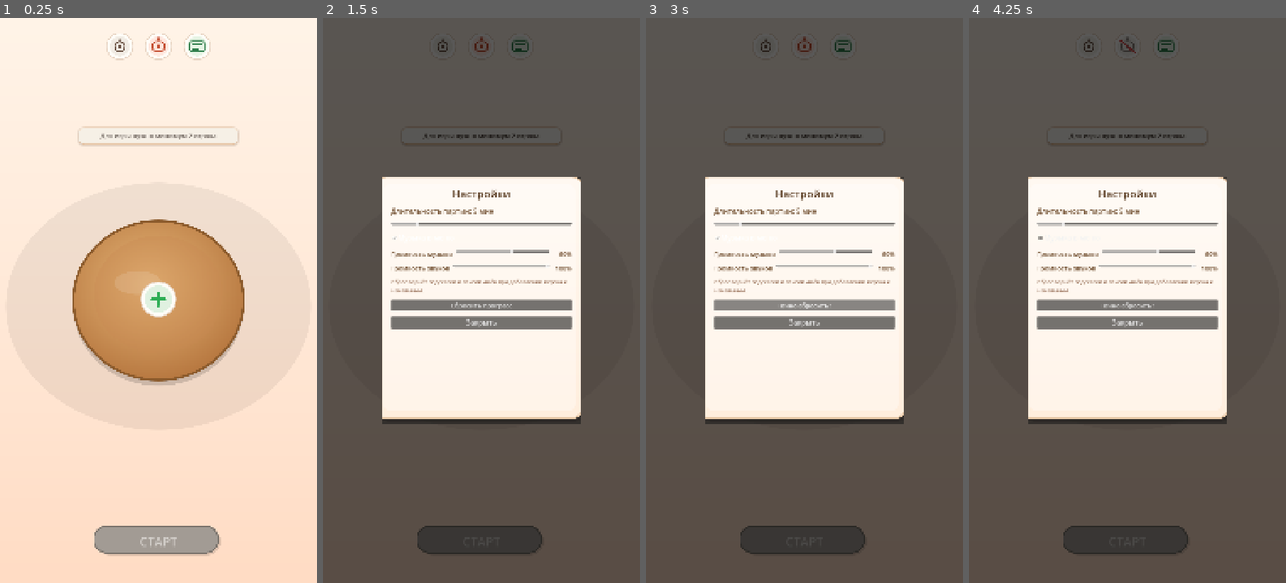
Above: before the commit, frames 1-4 (left to right).
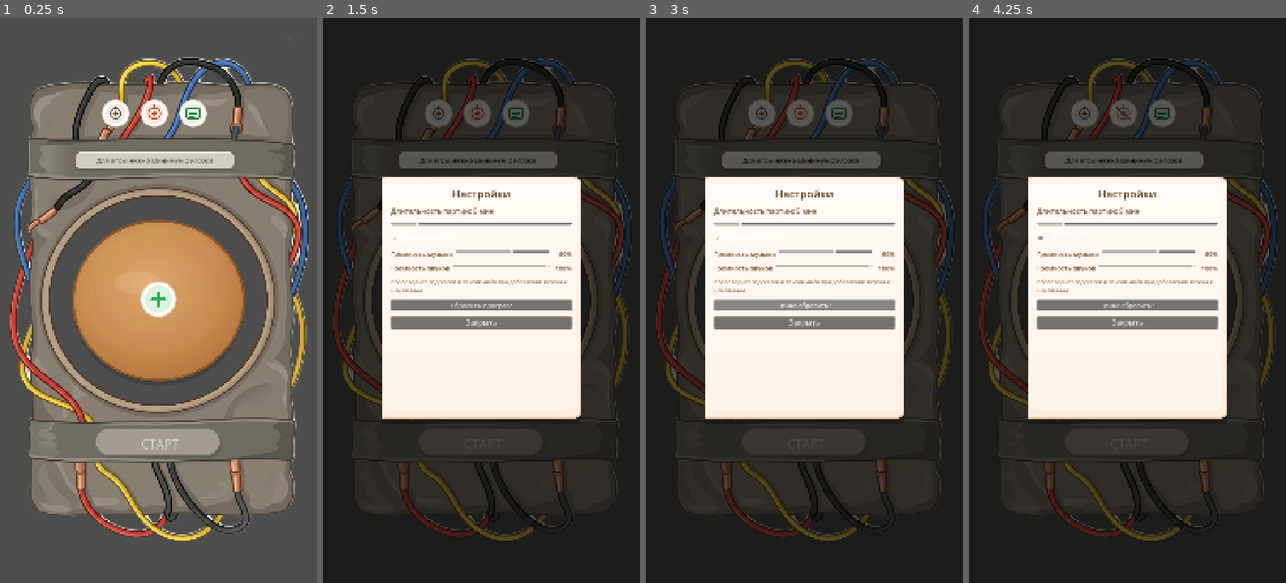
Above: after the commit, the same moments.

Repository: GGamezebo/GodBomb
Game: Godot game, scene res://main.tscn
Two runs of this game, one before a commit and one after it. Both use one fixed random seed, a clock stepped at 60 frames per second and the inputs below.
Inputs (mouse positions are in pixels of both pictures, inside the frame that each line leads up to; where the layout moved, square brackets give the same spot in the first picture):
- Up to frame 1 (0.25 s): no input
- Up to frame 2 (1.5 s): click (437, 114) [443, 46] at 0.5 s; click (478, 114) [481, 46] at 1.25 s
- Up to frame 3 (3 s): click (839, 114) [842, 46] at 2 s; click (804, 300) at 2.75 s
- Up to frame 4 (4.25 s): click "Музыка в меню" at 3.5 s

The runs differ from the first frame. In frame 1, 87% of the frame differs, in the area x 0-100%, y 0-100%; in frame 2, 69%; in frame 3, 69%; in frame 4, 69%.

Commit message:
add new Background.png

Diff:
--- a/src/contexts/menu_context/menu_context.tscn
+++ b/src/contexts/menu_context/menu_context.tscn
@@ -6,8 +6,8 @@
 [ext_resource type="Resource" path="res://src/contexts/main_context/account/pdata_account.tres" id="4"]
 [ext_resource type="Resource" path="res://src/common/menu_events.tres" id="5"]
 [ext_resource type="PackedScene" uid="uid://duug5w0r0cqrv" path="res://src/features/player_selection/player_selection_widget.tscn" id="6"]
-[ext_resource type="Texture2D" uid="uid://cd8mos367bdx5" path="res://assets/party_kitchen/background_menu.svg" id="7"]
 [ext_resource type="Texture2D" uid="uid://b27y0jjb7mmmy" path="res://assets/party_kitchen/buttons/start_active.svg" id="8"]
+[ext_resource type="Texture2D" uid="uid://de4n5e1fxki8i" path="res://assets/textures/Background/Background.png" id="8_ksiyf"]
 [ext_resource type="Texture2D" uid="uid://cjgo8et40dwnd" path="res://assets/party_kitchen/buttons/start_inactive.svg" id="9"]
 [ext_resource type="PackedScene" path="res://src/features/menu/settings_window.tscn" id="10"]
 [ext_resource type="PackedScene" path="res://src/features/menu/rules_window.tscn" id="11"]
@@ -15,8 +15,9 @@
 [ext_resource type="Texture2D" uid="uid://b72rn4jb7t7eq" path="res://assets/party_kitchen/buttons/icon_music_on.svg" id="13"]
 [ext_resource type="Texture2D" uid="uid://cbb8gsai6lwuy" path="res://assets/party_kitchen/buttons/icon_music_off.svg" id="14"]
 [ext_resource type="Texture2D" uid="uid://ci0nbi42m75wm" path="res://assets/party_kitchen/buttons/icon_rules.svg" id="15"]
+[ext_resource type="Script" path="res://src/features/menu/menu_bomb_layout.gd" id="16"]
 
-[node name="MenuContext" type="Control" unique_id=1137190925 node_paths=PackedStringArray("start_button", "player_selection_widget", "settings_button", "music_button", "rules_button", "settings_window", "rules_window")]
+[node name="MenuContext" type="Control" node_paths=PackedStringArray("start_button", "player_selection_widget", "settings_button", "music_button", "rules_button", "settings_window", "rules_window")]
 layout_mode = 3
 anchors_preset = 15
 anchor_right = 1.0
@@ -28,86 +29,103 @@
 game_config = ExtResource("3")
 account = ExtResource("4")
 menu_events = ExtResource("5")
-start_button = NodePath("StartButton")
-player_selection_widget = NodePath("PlayerSelectionWidget")
-settings_button = NodePath("TopBarLayer/TopBar/SettingsButton")
-music_button = NodePath("TopBarLayer/TopBar/MusicButton")
-rules_button = NodePath("TopBarLayer/TopBar/RulesButton")
+start_button = NodePath("BackgroundBomb/ScaledContent/StartButton")
+player_selection_widget = NodePath("BackgroundBomb/ScaledContent/PlayerSelectionWidget")
+settings_button = NodePath("BackgroundBomb/ScaledContent/TopBar/SettingsButton")
+music_button = NodePath("BackgroundBomb/ScaledContent/TopBar/MusicButton")
+rules_button = NodePath("BackgroundBomb/ScaledContent/TopBar/RulesButton")
 settings_window = NodePath("ModalLayer/SettingsWindow")
 rules_window = NodePath("ModalLayer/RulesWindow")
 music_on_texture = ExtResource("13")
 music_off_texture = ExtResource("14")
 
-[node name="Background" type="TextureRect" parent="." unique_id=893368180]
+[node name="Background" type="TextureRect" parent="."]
 layout_mode = 1
 anchors_preset = 15
 anchor_right = 1.0
 anchor_bottom = 1.0
 grow_horizontal = 2
 grow_vertical = 2
-texture = ExtResource("7")
+mouse_filter = 2
+
+[node name="BackgroundBomb" type="TextureRect" parent="." node_paths=PackedStringArray("scaled_content")]
+layout_mode = 1
+anchors_preset = 15
+anchor_right = 1.0
+anchor_bottom = 1.0
+grow_horizontal = 2
+grow_vertical = 2
+mouse_filter = 2
+texture = ExtResource("8_ksiyf")
 expand_mode = 1
 stretch_mode = 6
+script = ExtResource("16")
+scaled_content = NodePath("ScaledContent")
+hint_marker = NodePath("ScaledContent/Marker2D")
 
-[node name="PlayerSelectionWidget" parent="." unique_id=972041160 instance=ExtResource("6")]
-layout_mode = 1
-start_button = NodePath("../StartButton")
+[node name="ScaledContent" type="Control" parent="BackgroundBomb"]
+layout_mode = 0
+offset_right = 1080.0
+offset_bottom = 1920.0
+mouse_filter = 2
 
-[node name="TopBarLayer" type="CanvasLayer" parent="." unique_id=399366936]
-layer = 15
+[node name="Marker2D" type="Marker2D" parent="BackgroundBomb/ScaledContent"]
+position = Vector2(528, 483)
 
-[node name="TopBar" type="HBoxContainer" parent="TopBarLayer" unique_id=2002716399]
-anchors_preset = 10
-anchor_right = 1.0
-offset_left = 40.0
-offset_top = 40.0
-offset_right = -40.0
-offset_bottom = 160.0
-grow_horizontal = 2
+[node name="TopBar" type="HBoxContainer" parent="BackgroundBomb/ScaledContent"]
+layout_mode = 0
+offset_left = 26.0
+offset_top = 268.0
+offset_right = 1026.0
+offset_bottom = 388.0
 theme_override_constants/separation = 20
 alignment = 1
 
-[node name="SettingsButton" type="TextureButton" parent="TopBarLayer/TopBar" unique_id=665305160]
+[node name="SettingsButton" type="TextureButton" parent="BackgroundBomb/ScaledContent/TopBar"]
 custom_minimum_size = Vector2(112, 112)
 layout_mode = 2
 texture_normal = ExtResource("12")
 ignore_texture_size = true
 stretch_mode = 5
 
-[node name="MusicButton" type="TextureButton" parent="TopBarLayer/TopBar" unique_id=2045987059]
+[node name="MusicButton" type="TextureButton" parent="BackgroundBomb/ScaledContent/TopBar"]
 custom_minimum_size = Vector2(112, 112)
 layout_mode = 2
 texture_normal = ExtResource("13")
 ignore_texture_size = true
 stretch_mode = 5
 
-[node name="RulesButton" type="TextureButton" parent="TopBarLayer/TopBar" unique_id=51105700]
+[node name="RulesButton" type="TextureButton" parent="BackgroundBomb/ScaledContent/TopBar"]
 custom_minimum_size = Vector2(112, 112)
 layout_mode = 2
 texture_normal = ExtResource("15")
 ignore_texture_size = true
 stretch_mode = 5
 
-[node name="StartButton" type="TextureButton" parent="." unique_id=157967625]
+[node name="PlayerSelectionWidget" parent="BackgroundBomb/ScaledContent" instance=ExtResource("6")]
 layout_mode = 1
-anchors_preset = 7
-anchor_left = 0.5
-anchor_top = 1.0
-anchor_right = 0.5
+anchors_preset = 15
+anchor_right = 1.0
 anchor_bottom = 1.0
-offset_left = -220.0
-offset_top = -200.0
-offset_right = 220.0
-offset_bottom = -80.0
 grow_horizontal = 2
-grow_vertical = 0
+grow_vertical = 2
+mouse_filter = 2
+start_button = NodePath("../StartButton")
+
+[node name="StartButton" type="TextureButton" parent="BackgroundBomb/ScaledContent"]
+z_index = 4
+layout_mode = 0
+offset_left = 325.0
+offset_top = 1388.0
+offset_right = 765.0
+offset_bottom = 1508.0
 disabled = true
 texture_normal = ExtResource("8")
 texture_disabled = ExtResource("9")
 ignore_texture_size = true
 stretch_mode = 5
 
-[node name="StartLabel" type="Label" parent="StartButton" unique_id=1309503180]
+[node name="StartLabel" type="Label" parent="BackgroundBomb/ScaledContent/StartButton"]
 layout_mode = 1
 anchors_preset = 15
 anchor_right = 1.0
@@ -120,9 +138,12 @@
 horizontal_alignment = 1
 vertical_alignment = 1
 
-[node name="ModalLayer" type="CanvasLayer" parent="." unique_id=1308098573]
+[node name="ModalLayer" type="CanvasLayer" parent="."]
 layer = 30
+visible = false
 
-[node name="SettingsWindow" parent="ModalLayer" unique_id=1666640120 instance=ExtResource("10")]
+[node name="SettingsWindow" parent="ModalLayer" instance=ExtResource("10")]
+visible = false
 
-[node name="RulesWindow" parent="ModalLayer" unique_id=2008206316 instance=ExtResource("11")]
+[node name="RulesWindow" parent="ModalLayer" instance=ExtResource("11")]
+visible = false
--- /dev/null
+++ b/src/features/menu/menu_bomb_layout.gd
@@ -0,0 +1,48 @@
+class_name MenuBombLayout
+extends TextureRect
+
+const DESIGN_SIZE := Vector2(1080.0, 1920.0)
+
+signal layout_applied
+
+@export var scaled_content: Control
+@export var hint_marker: NodePath
+
+var _hint_marker_node: Node2D
+
+
+func _ready() -> void:
+	if scaled_content == null:
+		scaled_content = get_node_or_null("ScaledContent") as Control
+	if not hint_marker.is_empty():
+		_hint_marker_node = get_node_or_null(hint_marker) as Node2D
+	elif has_node("ScaledContent/Marker2D"):
+		_hint_marker_node = get_node("ScaledContent/Marker2D") as Node2D
+	resized.connect(_apply_layout)
+	call_deferred("_apply_layout")
+
+
+func get_hint_marker_design_position() -> Vector2:
+	if _hint_marker_node:
+		return _hint_marker_node.position
+	if scaled_content and scaled_content.has_node("Marker2D"):
+		return (scaled_content.get_node("Marker2D") as Node2D).position
+	return Vector2(DESIGN_SIZE.x * 0.5, 483.0)
+
+
+func get_cover_scale() -> float:
+	if size.x <= 0.0 or size.y <= 0.0:
+		return 1.0
+	return maxf(size.x / DESIGN_SIZE.x, size.y / DESIGN_SIZE.y)
+
+
+func _apply_layout() -> void:
+	if not scaled_content:
+		return
+	var scale_factor := get_cover_scale()
+	var scaled_size := DESIGN_SIZE * scale_factor
+	var offset := (size - scaled_size) * 0.5
+	scaled_content.scale = Vector2.ONE * scale_factor
+	scaled_content.position = offset
+	scaled_content.size = DESIGN_SIZE
+	layout_applied.emit()
--- a/src/features/player_selection/player_selection_widget.gd
+++ b/src/features/player_selection/player_selection_widget.gd
@@ -31,9 +31,6 @@
 const HINT_HOLD_EDIT := "Удержи 2 сек — изменить имя и цвет"
 const HOLD_EDIT_HINT_DURATION := 5.0
 const SWAP_IDLE_HINT_DURATION := 5.0
-const HINT_BANNER_PAD_BELOW_TOP_BAR := 10.0
-const HINT_BANNER_PAD_ABOVE_TABLE := 10.0
-const TOP_BAR_BOTTOM_FALLBACK := 160.0
 const BADGE_GAP_AFTER_ARROWS := 16.0
 const BADGE_MIN_FROM_SEAT := 72.0
 const DRAG_ORDER_ALPHA := 0.75
@@ -76,6 +73,41 @@
 	_sync_edit_window_refs()
 	reload_from_account()
 	_apply_add_button_texture()
+	_connect_bomb_layout()
+
+
+func _connect_bomb_layout() -> void:
+	var layout := _find_menu_bomb_layout()
+	if not layout:
+		return
+	if not layout.layout_applied.is_connected(_on_bomb_layout_applied):
+		layout.layout_applied.connect(_on_bomb_layout_applied)
+	_on_bomb_layout_applied()
+
+
+func _on_bomb_layout_applied() -> void:
+	_schedule_position_update()
+	_update_hint_banner_layout()
+	_apply_remove_ring_radius()
+	_layout_remove_button_ring()
+
+
+func _find_menu_bomb_layout() -> MenuBombLayout:
+	var node: Node = self
+	while node:
+		if node is MenuBombLayout:
+			return node as MenuBombLayout
+		node = node.get_parent()
+	return null
+
+
+func _get_hint_anchor_design_position() -> Vector2:
+	var layout := _find_menu_bomb_layout()
+	if layout:
+		return layout.get_hint_marker_design_position()
+	if table_area:
+		return Vector2(table_area.position.x + table_area.size.x * 0.5, table_area.position.y - 48.0)
+	return Vector2(size.x * 0.5, 160.0)
 
 
 func _apply_add_button_texture() -> void:
@@ -395,35 +427,15 @@
 
 
 func _update_hint_banner_layout() -> void:
-	if not _table_hint_banner or not table_area:
-		return
-	var banner_width := maxf(TableHintBanner.MIN_WIDTH, table_area.size.x - 96.0)
+	if not _table_hint_banner:
+		return
+	var anchor := _get_hint_anchor_design_position()
+	var banner_width := maxf(TableHintBanner.MIN_WIDTH, minf(table_area.size.x - 96.0, 920.0) if table_area else 920.0)
 	_table_hint_banner.custom_minimum_size = Vector2(banner_width, 0)
 	_table_hint_banner.reset_size()
 	var banner_size := _table_hint_banner.get_combined_minimum_size()
 	_table_hint_banner.size = banner_size
-	_table_hint_banner.position = Vector2(
-		table_area.position.x + (table_area.size.x - banner_size.x) * 0.5,
-		_get_hint_banner_y(banner_size)
-	)
-
-
-func _get_top_bar_bottom_local_y() -> float:
-	if get_parent():
-		var top_bar := get_parent().find_child("TopBar", true, false) as Control
-		if top_bar:
-			var bottom_global: Vector2 = top_bar.global_position + Vector2(0.0, top_bar.size.y)
-			return (get_global_transform_with_canvas().affine_inverse() * bottom_global).y
-	return TOP_BAR_BOTTOM_FALLBACK
-
-
-func _get_hint_banner_y(banner_size: Vector2) -> float:
-	var gap_top := _get_top_bar_bottom_local_y() + HINT_BANNER_PAD_BELOW_TOP_BAR
-	var gap_bottom := table_area.position.y - HINT_BANNER_PAD_ABOVE_TABLE
-	var max_y := gap_bottom - banner_size.y
-	if max_y <= gap_top:
-		return gap_top
-	return gap_top + (max_y - gap_top) * 0.5
+	_table_hint_banner.position = anchor - banner_size * 0.5
 
 
 func _refresh_turn_order() -> void:
Binary file added: assets/textures/Background/Background.png
Not shown, added: assets/textures/Background/Background.png.import
Not shown: 1 places in src/contexts/menu_context/menu_context.tscn that only renumber resources
Not shown, added: src/features/menu/menu_bomb_layout.gd.uid
